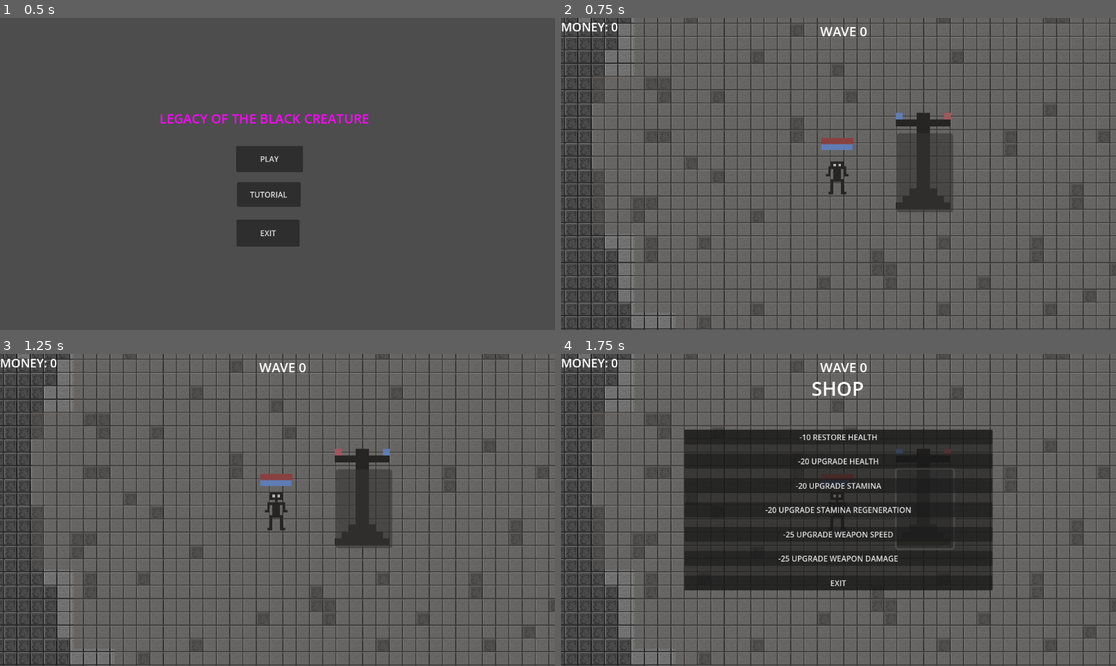
Above: before the commit, frames 1-4 (two rows, left to right).
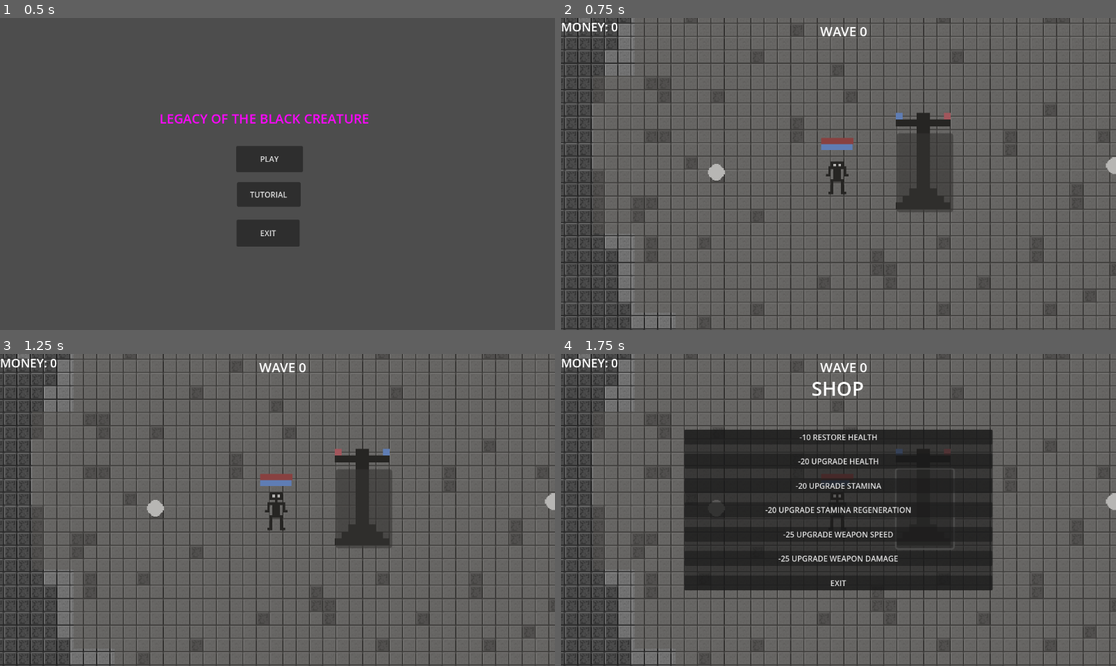
Above: after the commit, the same moments.

Repository: Rapro123/Waves_Game_Repo
Game: Godot game, scene res://scenes/main_menu.tscn
Two runs of this game, one before a commit and one after it. Both use one fixed random seed, a clock stepped at 60 frames per second and the inputs below. Sound files missing from this copy of the repository are replaced by a short silence.
Inputs (mouse positions are in pixels of both pictures, inside the frame that each line leads up to):
- Up to frame 1 (0.5 s): no input
- Up to frame 2 (0.75 s): click "PLAY" at 0.5 s
- Up to frame 3 (1.25 s): no input
- Up to frame 4 (1.75 s): click (927, 510) at 1.25 s

Frame 1 is identical in both runs. In frame 2, 0.2% of the frame differs, in the area x 26-100%, y 44-53%; in frame 3, 0.2%; in frame 4, less than 0.1%.

Commit message:
added orbs

Diff:
--- a/waves-game/project.godot
+++ b/waves-game/project.godot
@@ -61,6 +61,7 @@
 2d_physics/layer_4="projectile"
 2d_physics/layer_5="spawner"
 2d_physics/layer_6="enemy_projectile"
+2d_physics/layer_7="orb"
 
 [rendering]
 
--- a/waves-game/scenes/Scripts/enemy.gd
+++ b/waves-game/scenes/Scripts/enemy.gd
@@ -6,7 +6,7 @@
 @onready var enemy_health: int = max_enemy_health
 
 @onready var hurt_sound: AudioStreamPlayer2D = $"hurt sound"
-@onready var hitbox: Area2D = $hitbox
+@onready var collision_shape_2d: CollisionShape2D = %CollisionShape2D
 
 var dead = false
 
@@ -31,6 +31,8 @@
 		hurt_sound.play()
 		fade_away()
 
+		collision_shape_2d.set_deferred("disabled", true)
+
 
 func health_update(new_health: int):
 	max_enemy_health += new_health
--- a/waves-game/scenes/Scripts/main.gd
+++ b/waves-game/scenes/Scripts/main.gd
@@ -14,6 +14,7 @@
 @onready var win_screen: Panel = $"CanvasLayer/win screen"
 @onready var win_sound: AudioStreamPlayer2D = $"win sound"
 @onready var win_music: AudioStreamPlayer2D = $"win music"
+@onready var orbs: Node = $orbs
 
 var wave_spawning = false
 var wave_off_emitted = true
@@ -21,6 +22,8 @@
 var wave_counter: int = 0
 
 var player_win_bool = false
+
+var orbs_collected := 0
 
 func _ready() -> void:
 	bg_music.play()
@@ -40,6 +43,13 @@
 
 		if wave_counter > 3:
 			shooting_enemies_spawn.emit()
+
+		if orbs_collected == 4:
+			for orb in orbs.get_children():
+				if orb.has_method("fade_in"):
+					orb.fade_in()
+
+		orbs_collected = 0
 
 		wave_spawning = false
 
@@ -78,3 +88,7 @@
 	player_win_bool = true
 	win_sound.play()
 	win_music.play()
+
+
+func _on_orb_orb_collected() -> void:
+	orbs_collected += 1
--- /dev/null
+++ b/waves-game/scenes/Scripts/orb.gd
@@ -0,0 +1,25 @@
+extends Area2D
+signal orb_collected
+
+@onready var collision_shape_2d: CollisionShape2D = $CollisionShape2D
+
+var fade_time := 1.5
+
+func _on_body_entered(_body: Node2D) -> void:
+	collision_shape_2d.set_deferred("disabled", true)
+	orb_collected.emit()
+	fade_away()
+
+
+func fade_away():
+	var fade_tween = create_tween()
+
+	fade_tween.tween_property(self, "modulate:a", 0.0, fade_time)
+
+
+func fade_in():
+	collision_shape_2d.set_deferred("disabled", false)
+
+	var fade_in_tween = create_tween()
+
+	fade_in_tween.tween_property(self, "modulate:a", 1.0, fade_time)
--- a/waves-game/scenes/Scripts/player.gd
+++ b/waves-game/scenes/Scripts/player.gd
@@ -92,3 +92,7 @@
 
 func _on_score_weapon_damage_upgraded() -> void:
 	upgrade_weapon.emit()
+
+
+func _on_orb_orb_collected() -> void:
+	health = max_health
--- a/waves-game/scenes/Scripts/score.gd
+++ b/waves-game/scenes/Scripts/score.gd
@@ -54,3 +54,7 @@
 
 func _on_player_player_got_money() -> void:
 	score += 5
+
+
+func _on_orb_orb_collected() -> void:
+	score += 5
--- a/waves-game/scenes/Scripts/shooting_enemy.gd
+++ b/waves-game/scenes/Scripts/shooting_enemy.gd
@@ -17,6 +17,8 @@
 
 var dead = false
 var can_get_hurt = true
+
+var fade_duration := 1.5
 
 
 func _process(_delta: float) -> void:
@@ -55,7 +57,8 @@
 
 func check_for_death():
 	if health <= 0:
-		queue_free()
+		dead = true
+		fade_away()
 
 
 func _on_hitbox_area_entered(_area: Area2D) -> void:
@@ -69,3 +72,14 @@
 
 func _on_can_get_hurt_timer_timeout() -> void:
 	can_get_hurt = true
+
+
+func fade_away():
+	var fade_tween = create_tween()
+
+	fade_tween.tween_property(self, "modulate:a", 0.0, fade_duration)
+
+
+func _on_hurt_sound_finished() -> void:
+	if dead:
+		queue_free()
--- a/waves-game/scenes/main.tscn
+++ b/waves-game/scenes/main.tscn
@@ -19,6 +19,7 @@
 [ext_resource type="PackedScene" uid="uid://bhch0fwwsqyfa" path="res://scenes/shooting_enemy_spawner.tscn" id="15_jkv2x"]
 [ext_resource type="AudioStream" uid="uid://cwd6dqpd24qut" path="res://sounds/400-sounds-pack/Musical Effects/brass_level_complete.wav" id="18_gqmmt"]
 [ext_resource type="AudioStream" uid="uid://bq0vulma4sq2" path="res://sounds/freesfx/FreeSFX/Voices/You Win.wav" id="19_yc10j"]
+[ext_resource type="PackedScene" uid="uid://c0phfoc203syj" path="res://scenes/orb.tscn" id="20_gqmmt"]
 
 [sub_resource type="TileSetAtlasSource" id="TileSetAtlasSource_tbgi4"]
 texture = ExtResource("1_jyhfs")
@@ -380,6 +381,20 @@
 [node name="win sound" type="AudioStreamPlayer2D" parent="."]
 stream = ExtResource("19_yc10j")
 
+[node name="orbs" type="Node" parent="."]
+
+[node name="orb" parent="orbs" instance=ExtResource("20_gqmmt")]
+position = Vector2(-9, 213)
+
+[node name="orb2" parent="orbs" instance=ExtResource("20_gqmmt")]
+position = Vector2(229, -5)
+
+[node name="orb3" parent="orbs" instance=ExtResource("20_gqmmt")]
+position = Vector2(-2, -258)
+
+[node name="orb4" parent="orbs" instance=ExtResource("20_gqmmt")]
+position = Vector2(-250, 3)
+
 [connection signal="player_win" from="." to="." method="_on_player_win"]
 [connection signal="player_win" from="." to="enemy spawner" method="_on_main_player_win"]
 [connection signal="player_win" from="." to="shooting_enemy_spawner" method="_on_main_player_win"]
@@ -406,3 +421,15 @@
 [connection signal="weapon_speed_upgraded" from="CanvasLayer/score" to="player" method="_on_score_weapon_speed_upgraded"]
 [connection signal="give_score" from="enemy spawner" to="player" method="_on_enemy_spawner_give_score"]
 [connection signal="finished" from="bg music" to="." method="_on_bg_music_finished"]
+[connection signal="orb_collected" from="orbs/orb" to="." method="_on_orb_orb_collected"]
+[connection signal="orb_collected" from="orbs/orb" to="player" method="_on_orb_orb_collected"]
+[connection signal="orb_collected" from="orbs/orb" to="CanvasLayer/score" method="_on_orb_orb_collected"]
+[connection signal="orb_collected" from="orbs/orb2" to="." method="_on_orb_orb_collected"]
+[connection signal="orb_collected" from="orbs/orb2" to="player" method="_on_orb_orb_collected"]
+[connection signal="orb_collected" from="orbs/orb2" to="CanvasLayer/score" method="_on_orb_orb_collected"]
+[connection signal="orb_collected" from="orbs/orb3" to="." method="_on_orb_orb_collected"]
+[connection signal="orb_collected" from="orbs/orb3" to="player" method="_on_orb_orb_collected"]
+[connection signal="orb_collected" from="orbs/orb3" to="CanvasLayer/score" method="_on_orb_orb_collected"]
+[connection signal="orb_collected" from="orbs/orb4" to="." method="_on_orb_orb_collected"]
+[connection signal="orb_collected" from="orbs/orb4" to="player" method="_on_orb_orb_collected"]
+[connection signal="orb_collected" from="orbs/orb4" to="CanvasLayer/score" method="_on_orb_orb_collected"]
--- /dev/null
+++ b/waves-game/scenes/orb.tscn
@@ -0,0 +1,19 @@
+[gd_scene load_steps=4 format=3 uid="uid://c0phfoc203syj"]
+
+[ext_resource type="Texture2D" uid="uid://cf6a4xly8uar5" path="res://Sprites/orb.png" id="1_ktqa0"]
+[ext_resource type="Script" uid="uid://coa68s1ha2qrn" path="res://scenes/Scripts/orb.gd" id="1_ubfm6"]
+
+[sub_resource type="CircleShape2D" id="CircleShape2D_ubfm6"]
+
+[node name="orb" type="Area2D"]
+collision_layer = 64
+script = ExtResource("1_ubfm6")
+
+[node name="Sprite2D" type="Sprite2D" parent="."]
+scale = Vector2(1.25, 1.25)
+texture = ExtResource("1_ktqa0")
+
+[node name="CollisionShape2D" type="CollisionShape2D" parent="."]
+shape = SubResource("CircleShape2D_ubfm6")
+
+[connection signal="body_entered" from="." to="." method="_on_body_entered"]
--- a/waves-game/scenes/shooting_enemy.tscn
+++ b/waves-game/scenes/shooting_enemy.tscn
@@ -139,3 +139,4 @@
 [connection signal="area_entered" from="hitbox" to="." method="_on_hitbox_area_entered"]
 [connection signal="timeout" from="state machine/shooting_enemy_stunned/stun timer" to="state machine/shooting_enemy_stunned" method="_on_stun_timer_timeout"]
 [connection signal="timeout" from="can get hurt timer" to="." method="_on_can_get_hurt_timer_timeout"]
+[connection signal="finished" from="hurt sound" to="." method="_on_hurt_sound_finished"]
Binary file added: waves-game/Sprites/orb.png
Not shown, added: waves-game/Sprites/orb.png.import
Not shown, added: waves-game/scenes/Scripts/orb.gd.uid
Not shown: 1 places in waves-game/scenes/main.tscn that only renumber resources
